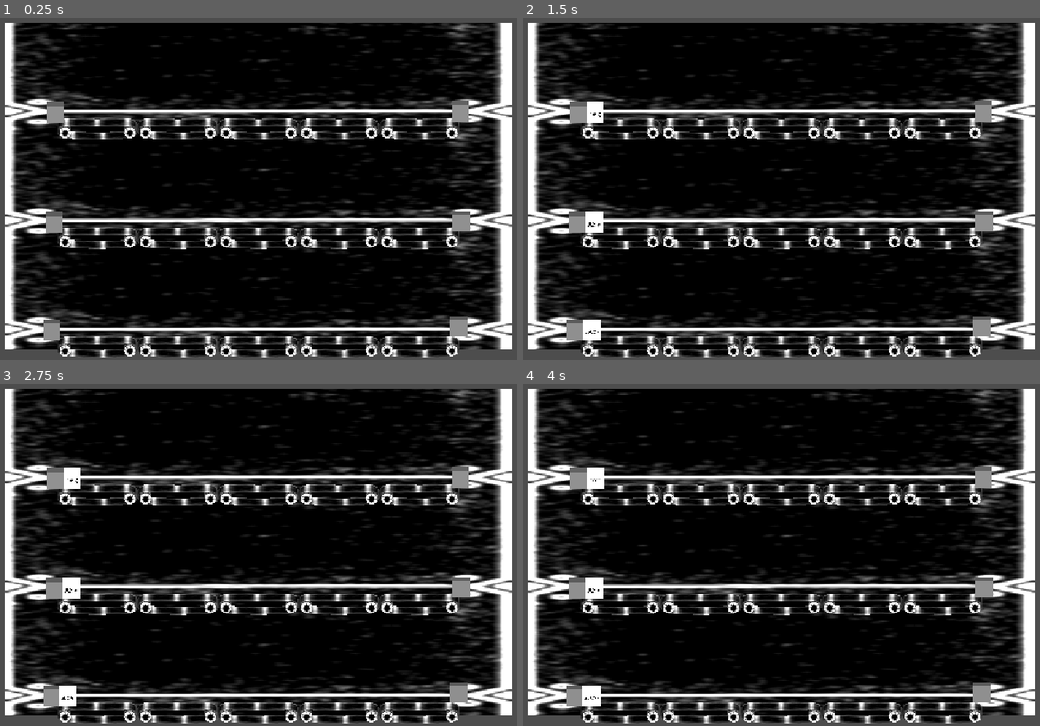
Above: before the commit, frames 1-4 (two rows, left to right).
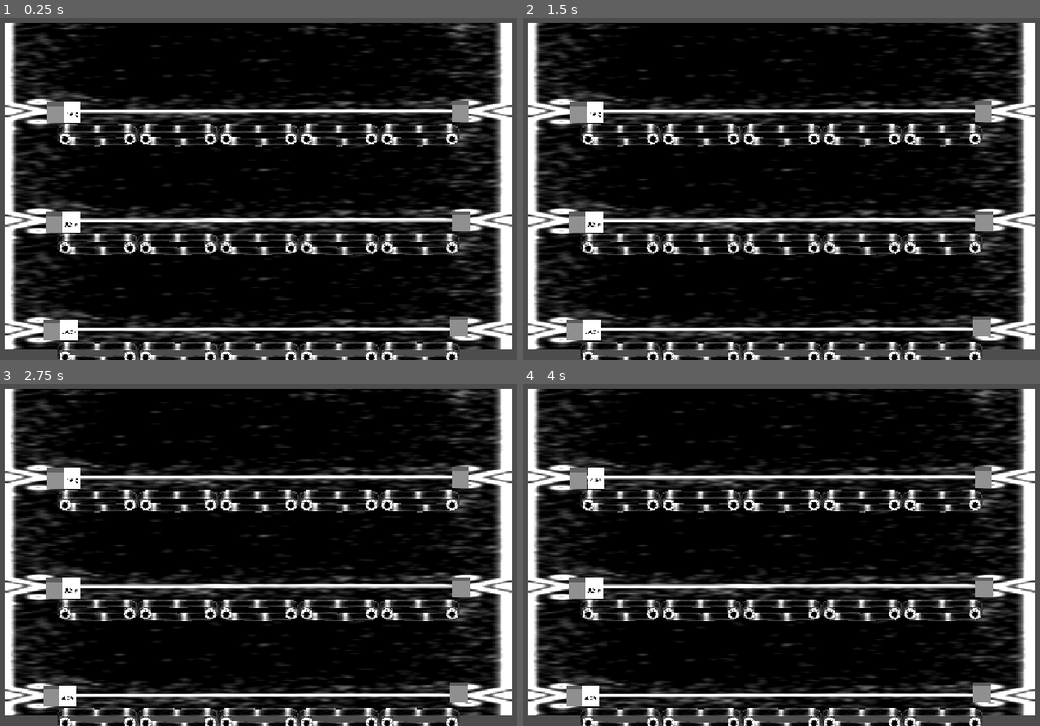
Above: after the commit, the same moments.

Repository: patches34/super-conveyor-bros
Game: Godot game, scene res://Scenes/level_austin_test.tscn
Same seed, same stepped clock (60 frames per second), same inputs: the game is played once before the commit and once after it. This scene is started directly instead of the project's main scene.
Inputs (mouse positions are in pixels of both pictures, inside the frame that each line leads up to):
- Up to frame 1 (0.25 s): no input
- Up to frame 2 (1.5 s): tap Enter at 0.5 s; move the mouse to (750, 250) at 0.52 s; hold Space (spawn) 0.53-1.28 s; tap Middle mouse button (toggle_belt) at 0.8, 1.35 s; move the mouse to (977, 230) at 1.27 s
- Up to frame 3 (2.75 s): tap Space (spawn) at 1.55 s; tap Enter at 2 s; move the mouse to (62, 486) at 2.02 s; hold Mouse wheel down (scroll_down) from 2.03 s (still down); tap Middle mouse button (toggle_belt) at 2.3 s
- Up to frame 4 (4 s): tap Space (spawn) at 2.75, 3.05 s; move the mouse to (812, 541) at 2.77 s; release Mouse wheel down (scroll_down) at 2.78 s; tap Mouse wheel up (scroll_up) at 2.85 s; tap Enter at 3.5 s; move the mouse to (683, 448) at 3.52 s; hold Space (spawn) from 3.53 s (still down); tap Middle mouse button (toggle_belt) at 3.8 s

The runs differ from the first frame. In frame 1, 11% of the frame differs, in the area x 11-89%, y 24-100%; in frame 2, 11%; in frame 3, 11%; in frame 4, 11%.

Commit message:
spawn on a timer

Diff:
--- a/super-conveyor-bros/Prefabs/Belt.tscn
+++ b/super-conveyor-bros/Prefabs/Belt.tscn
@@ -8,5 +8,7 @@
 script = ExtResource("1_qjvh7")
 
 [node name="SM_Belt" parent="." unique_id=113141970 instance=ExtResource("3_1mits")]
+transform = Transform3D(1, 0, 0, 0, 1, 0, 0, 0, 1, 0, -0.3743307, 0)
 
 [node name="SM_BeltBard" parent="." unique_id=1191194679 instance=ExtResource("4_5u78w")]
+transform = Transform3D(1, 0, 0, 0, 1, 0, 0, 0, 1, 0, -0.3743307, 0)
--- a/super-conveyor-bros/Scenes/level_austin_test.gd
+++ /dev/null
@@ -1,20 +0,0 @@
-class_name LevelManager
-extends Node3D
-
-@export var current_index: int = 0
-
-# Called when the node enters the scene tree for the first time.
-func _ready() -> void:
-	pass # Replace with function body.
-
-
-# Called every frame. 'delta' is the elapsed time since the previous frame.
-func _process(delta: float) -> void:
-	pass
-
-func _input(event: InputEvent) -> void:
-	if event.is_action_pressed("toggle_belt"):
-		current_index += 1
-
-	if current_index >= 3:
-		current_index = 0
--- a/super-conveyor-bros/Scenes/level_baker_test.tscn
+++ b/super-conveyor-bros/Scenes/level_baker_test.tscn
@@ -1,10 +1,13 @@
 [gd_scene format=3 uid="uid://cm0d4744rlxmx"]
 
 [ext_resource type="PackedScene" uid="uid://cwkkxp25du8od" path="res://Prefabs/item_warp.tscn" id="3_b362e"]
+[ext_resource type="PackedScene" uid="uid://d0t6tyels0dhd" path="res://Prefabs/puncher.tscn" id="4_b362e"]
 [ext_resource type="PackedScene" uid="uid://d4k0lg4gcwunb" path="res://Prefabs/input.tscn" id="4_kx5y6"]
 [ext_resource type="PackedScene" uid="uid://brgqh41lu0bse" path="res://Prefabs/Belt.tscn" id="4_my5lr"]
+[ext_resource type="PackedScene" uid="uid://do60w2hri3lji" path="res://Prefabs/puncher_chop.tscn" id="5_l7hhh"]
 [ext_resource type="PackedScene" uid="uid://benvrdli7tdwe" path="res://Prefabs/item_spawn.tscn" id="5_xmtf4"]
 [ext_resource type="Material" uid="uid://capn3kwjarjr5" path="res://Materials/wall.tres" id="6_8601y"]
+[ext_resource type="PackedScene" uid="uid://0sbe73ot033p" path="res://Prefabs/puncher_heavy.tscn" id="6_amq1s"]
 [ext_resource type="PackedScene" uid="uid://3ocuibmw4jbr" path="res://Prefabs/item_capture.tscn" id="6_b362e"]
 
 [sub_resource type="QuadMesh" id="QuadMesh_y3e6f"]
@@ -36,13 +39,22 @@
 transform = Transform3D(1, 0, 0, 0, 1, 0, 0, 0, 1, 19, 0, 0)
 
 [node name="ItemSpawn" parent="Belt" unique_id=921366110 node_paths=PackedStringArray("scroll_signal") instance=ExtResource("5_xmtf4")]
-transform = Transform3D(1, 0, 0, 0, 1, 0, 0, 0, 1, -2.5, 0.469, 0)
+transform = Transform3D(1, 0, 0, 0, 1, 0, 0, 0, 1, -2.5, 0, 0)
 spawn_point = Vector3(1.1, 0, 0)
 scroll_signal = NodePath("../../Input")
 
 [node name="Item Warp T" parent="Belt" unique_id=48923668 instance=ExtResource("3_b362e")]
-transform = Transform3D(1, 0, 0, 0, 1, 0, 0, 0, 1, 20.25543, 0.5, 0)
+transform = Transform3D(1, 0, 0, 0, 1, 0, 0, 0, 1, 20.25543, 0, 0)
 set_point = Vector3(-1.1, 0, 0)
+
+[node name="Puncher" parent="Belt" unique_id=646209255 instance=ExtResource("4_b362e")]
+transform = Transform3D(1, 0, 0, 0, 1, 0, 0, 0, 1, 4.017631, 0, 0)
+
+[node name="Chopper" parent="Belt" unique_id=574697308 instance=ExtResource("5_l7hhh")]
+transform = Transform3D(1.4341635, 0, 0, 0, 1.4341635, 0, 0, 0, 1, 10.276251, 0, 0)
+
+[node name="Chopper2" parent="Belt" unique_id=1349757571 instance=ExtResource("5_l7hhh")]
+transform = Transform3D(1.4341635, 0, 0, 0, 1.4341635, 0, 0, 0, 1, 15.177412, 0, 0)
 
 [node name="Belt4" parent="." unique_id=800568804 instance=ExtResource("4_my5lr")]
 transform = Transform3D(-1, 0, 0, 0, 1, 0, 0, 0, 1, 9.5, -2.1, 0)
@@ -60,12 +72,21 @@
 transform = Transform3D(1, 0, 0, 0, 1, 0, 0, 0, 1, 19, 0, 0)
 
 [node name="Item Warp M1" parent="Belt4" unique_id=762116490 instance=ExtResource("3_b362e")]
-transform = Transform3D(1, 0, 0, 0, 1, 0, 0, 0, 1, -2.3999996, 0.5, 0)
+transform = Transform3D(1, 0, 0, 0, 1, 0, 0, 0, 1, -2.4, 0, 0)
 set_point = Vector3(-1.1, 0, 0)
 
 [node name="Item Warp M2" parent="Belt4" unique_id=552933778 instance=ExtResource("3_b362e")]
-transform = Transform3D(1, 0, 0, 0, 1, 0, 0, 0, 1, 21.385368, 0.5, 0)
+transform = Transform3D(1, 0, 0, 0, 1, 0, 0, 0, 1, 21.385, 0, 0)
 set_point = Vector3(1.1, 0, 0)
+
+[node name="Chopper" parent="Belt4" unique_id=385421207 instance=ExtResource("5_l7hhh")]
+transform = Transform3D(1.4341635, 0, 0, 0, 1.4341635, 0, 0, 0, 1, 11.340117, 0, 0)
+
+[node name="Heavy" parent="Belt4" unique_id=130098874 instance=ExtResource("6_amq1s")]
+transform = Transform3D(1.2579391, 0, 0, 0, 1.2579391, 0, 0, 0, 1, 5.4123497, 0, 0)
+
+[node name="Puncher" parent="Belt4" unique_id=582152229 instance=ExtResource("4_b362e")]
+transform = Transform3D(1, 0, 0, 0, 1, 0, 0, 0, 1, 16.91643, 0, 0)
 
 [node name="Belt5" parent="." unique_id=107658609 instance=ExtResource("4_my5lr")]
 transform = Transform3D(1, 0, 0, 0, 1, 0, 0, 0, 1, -9.5, -8.75, 0)
@@ -83,11 +104,23 @@
 transform = Transform3D(1, 0, 0, 0, 1, 0, 0, 0, 1, 19, 0, 0)
 
 [node name="ItemCapture" parent="Belt5" unique_id=192901402 instance=ExtResource("6_b362e")]
-transform = Transform3D(1, 0, 0, 0, 1, 0, 0, 0, 1, 21.5, 0.5, 0)
+transform = Transform3D(1, 0, 0, 0, 1, 0, 0, 0, 1, 21.5, 0, 0)
 
 [node name="Item Warp B" parent="Belt5" unique_id=1425408663 instance=ExtResource("3_b362e")]
-transform = Transform3D(-1, 0, 0, 0, 1, 0, 0, 0, 1, -2.3853683, 0.3081932, 0)
+transform = Transform3D(-1, 0, 0, 0, 1, 0, 0, 0, 1, -2.385, 0, 0)
 set_point = Vector3(1.1, 0, 0)
+
+[node name="Heavy" parent="Belt5" unique_id=1633735474 instance=ExtResource("6_amq1s")]
+transform = Transform3D(1.2579391, 0, 0, 0, 1.2579391, 0, 0, 0, 1, 4.3547664, 0, 0)
+
+[node name="Heavy2" parent="Belt5" unique_id=2117927882 instance=ExtResource("6_amq1s")]
+transform = Transform3D(1.2579391, 0, 0, 0, 1.2579391, 0, 0, 0, 1, 18.223602, 0, 0)
+
+[node name="Chopper" parent="Belt5" unique_id=679592558 instance=ExtResource("5_l7hhh")]
+transform = Transform3D(1.4341635, 0, 0, 0, 1.4341635, 0, 0, 0, 1, 13.34189, 0, 0)
+
+[node name="Puncher" parent="Belt5" unique_id=799909133 instance=ExtResource("4_b362e")]
+transform = Transform3D(1, 0, 0, 0, 1, 0, 0, 0, 1, 8.962484, 0, 0)
 
 [node name="Wall" type="MeshInstance3D" parent="." unique_id=205784542]
 transform = Transform3D(29.9687, 0, 0, 0, 19.977707, 0, 0, 0, 1, 0, 0, -4)
--- a/super-conveyor-bros/Scripts/item.gd
+++ b/super-conveyor-bros/Scripts/item.gd
@@ -1,6 +1,6 @@
 class_name Item
 extends Area3D
-var health: int
+@export var health: int = 100
 var floating_text_prefab = preload("res://Prefabs/floating_text.tscn")
 var timer: float = 0.2
 
@@ -13,7 +13,7 @@
 
 # Called when the node enters the scene tree for the first time.
 func _ready() -> void:
-	health = 1000
+	pass
 
 
 # Called every frame. 'delta' is the elapsed time since the previous frame.
@@ -45,7 +45,7 @@
 
 func _on_scroll(value):
 	#print(value * move_speed)
-	if (belt_man.current_index == active_index):
+	if ((belt_man == null) || (belt_man.current_index == active_index)):
 		position += Vector3(value * move_speed * move_dir, 0, 0);
 
 func _on_capture():
--- a/super-conveyor-bros/Scripts/item_spawn.gd
+++ b/super-conveyor-bros/Scripts/item_spawn.gd
@@ -9,6 +9,9 @@
 @export var belt_index: int = 0
 @export var level_man:LevelManager
 
+@export var spawn_time: float = 4.0
+var timer:float = 0
+
 # Called when the node enters the scene tree for the first time.
 func _ready() -> void:
 	pass # Replace with function body.
@@ -16,17 +19,17 @@
 
 # Called every frame. 'delta' is the elapsed time since the previous frame.
 func _process(delta: float) -> void:
-	pass
+	timer -= delta
 
-func _input(event: InputEvent) -> void:
-	if event.is_action_pressed("spawn"):
+	if (timer <= 0):
 		on_spawn()
+
+		timer = spawn_time
 
 func on_spawn():
 	var instance:Item = item_prefab.instantiate()
 
 	scroll_signal.scroll_changed.connect(instance._on_scroll)
-
 
 	instance.active_index = belt_index
 	instance.belt_man = level_man
--- a/super-conveyor-bros/project.godot
+++ b/super-conveyor-bros/project.godot
@@ -11,7 +11,7 @@
 [application]
 
 config/name="Super Conveyor Bros"
-run/main_scene="uid://brgqh41lu0bse"
+run/main_scene="uid://cm0d4744rlxmx"
 config/features=PackedStringArray("4.7", "GL Compatibility")
 config/icon="res://icon.svg"
 
Not shown, removed: super-conveyor-bros/Scenes/level_austin_test.gd.uid
